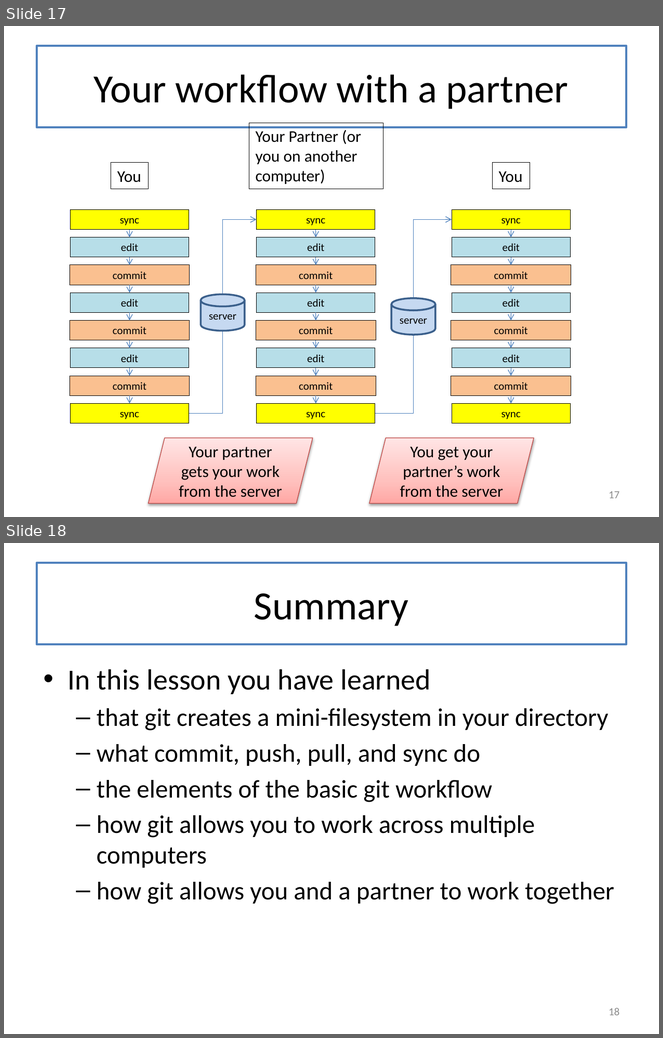
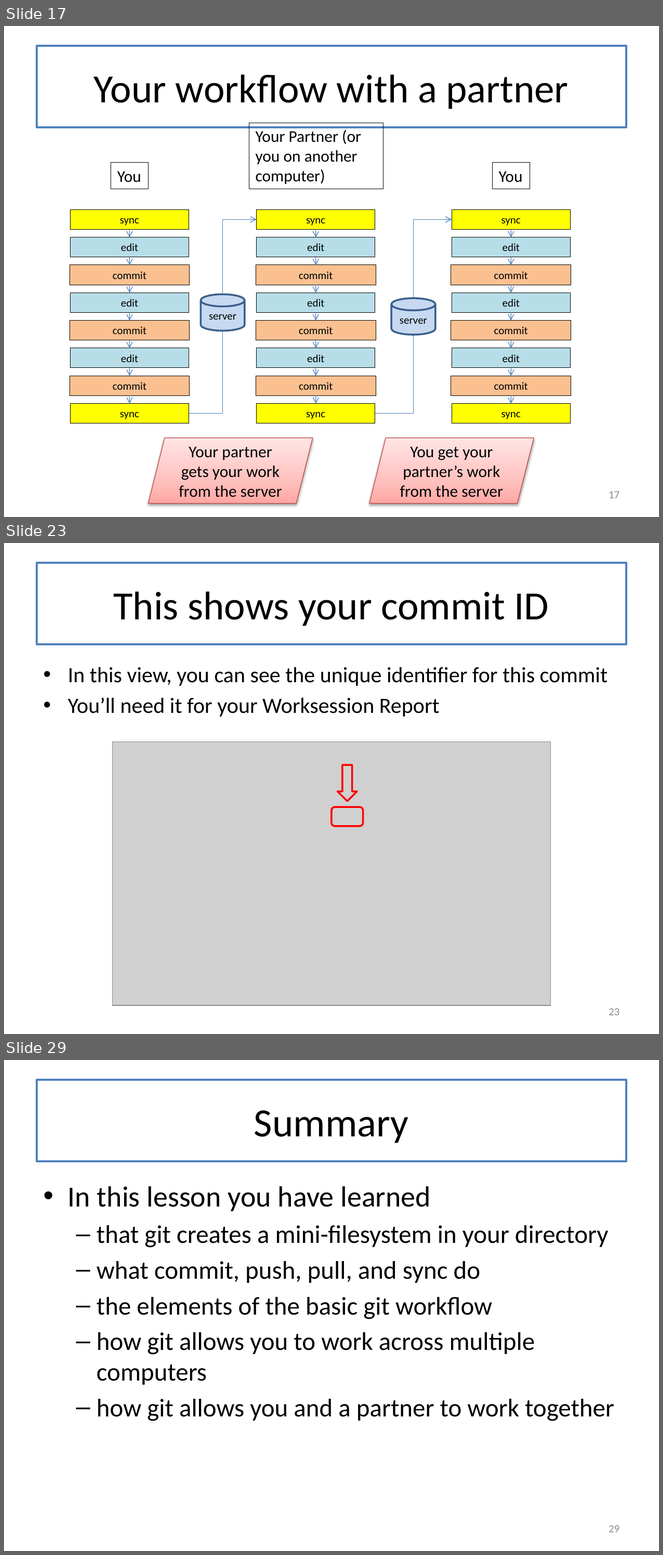
Before and after one commit to mwand/cs5010f16, a slide deck: Slides/Lesson 0.5 Introduction to Git.pptx. Shown one above the other, each under a label of ours: slides 17 and 18 before the commit, slides 17, 23 and 29 after it; the slides between them are not shown. The pictures are 663x1038 and 663x1555 pixels, drawn with LibreOffice and Linux fonts; fonts in the diff are those of the drawing; grey boxes stand for pictures. Boxes give left, top, right and bottom in pixels: in the first picture for what was removed or moved away, otherwise in the second. Text is boxed around its words. In the diff, an @@ line names an element or a change of style, - is before the commit and + after.

```diff
--- a/Slides/Lesson 0.5 Introduction to Git.pptx
+++ b/Slides/Lesson 0.5 Introduction to Git.pptx
@@ slide 23 added at [4, 543, 659, 1034], background #FFFFFF @@
@@ title added at [37, 563, 626, 644], outline #4F81BD 2.25 pt, 44 pt, text #000000 @@
+This shows your commit ID
@@ text added at [68, 667, 608, 717], 24 pt, text #000000 @@
+• In this view, you can see the unique identifier for this commit
+• You’ll need it for your Worksession Report
@@ picture added at [112, 742, 551, 1006] @@
@@ right arrow added at [337, 766, 357, 801], outline #FF0000 2 pt @@
@@ rounded rectangle added at [332, 807, 363, 826], outline #FF0000 2 pt @@
@@ page number added at [609, 1008, 620, 1016], 12 pt, text #8C8C8C @@
+23
@@ what was slide 18 is now slide 29 @@
@@ page number at [609, 1525, 620, 1533]: text changed @@
-18
+29
```
Also in this commit, not shown: 10 other slides added, 14 other files.
